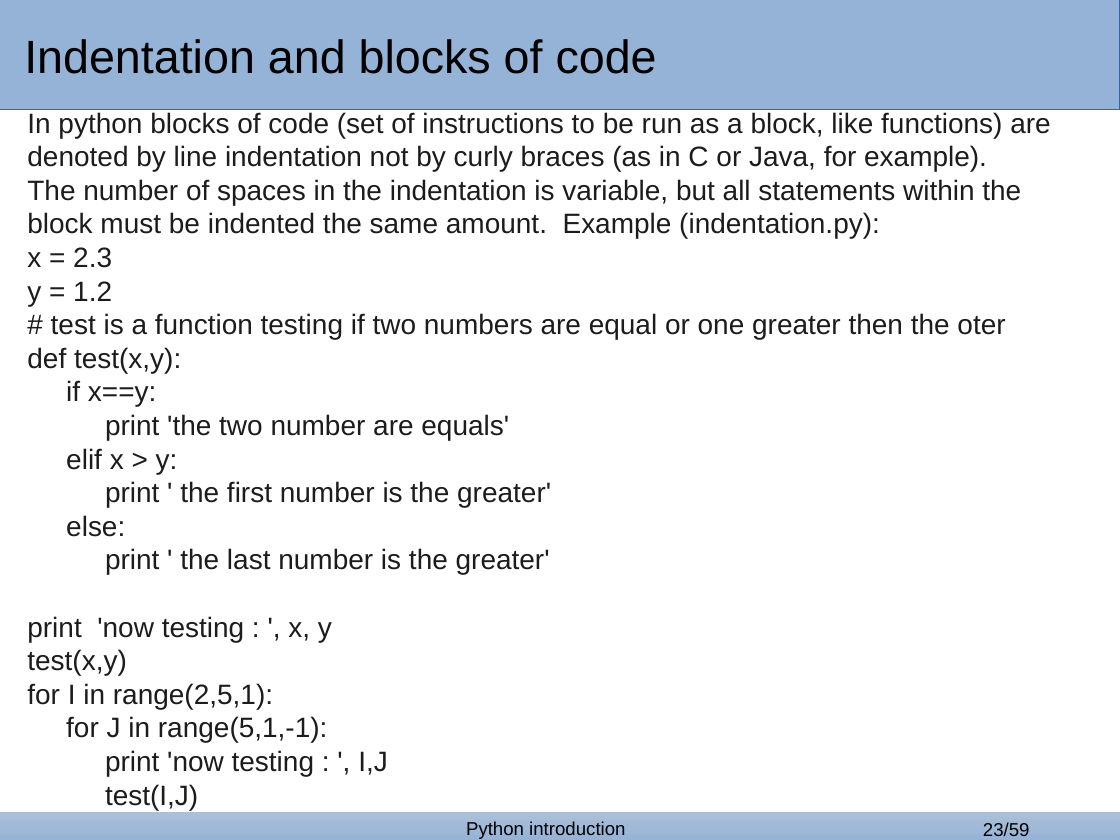
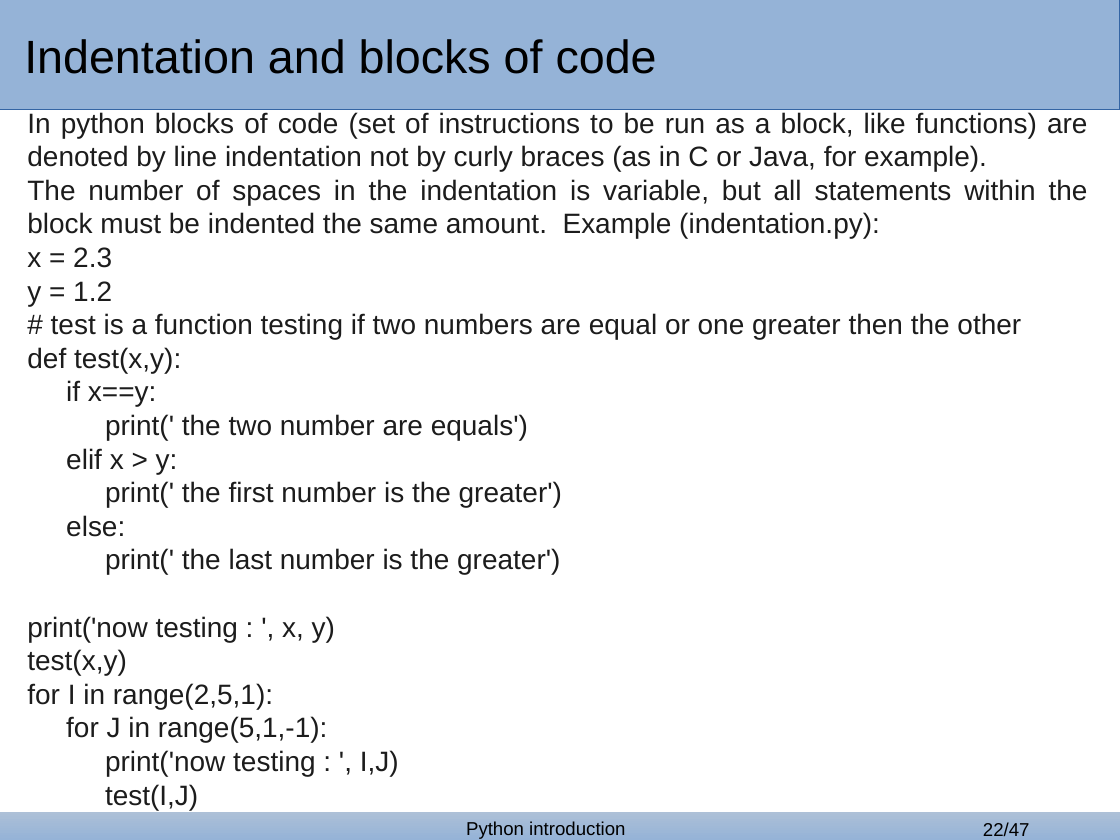
Before and after one commit to bertocco/abilita_info_units_1920, a slide deck: slide 22 of lezioni/python_lessons/python_1_covid.odp (slide 23 before the commit). Drawn at 1120x840 pixels with LibreOffice and Linux fonts; fonts in the diff are those of the drawing; background and template pictures are left out. Boxes give left, top, right and bottom in pixels: in the first picture for what was removed or moved away, otherwise in the second. Text is boxed around its words. In the diff, an @@ line names an element or a change of style, - is before the commit and + after.

```diff
--- a/lezioni/python_lessons/python_1_covid.odp
+++ b/lezioni/python_lessons/python_1_covid.odp
@@ text at (x1=27, y1=112, x2=1088, y2=742): text changed @@
-print 'now testing : ', I,J
+print('now testing : ', I,J)
@@ text at (x1=27, y1=112, x2=1088, y2=238): alignment left to justified @@
@@ text at (x1=51, y1=313, x2=1021, y2=339): text changed @@
-# test is a function testing if two numbers are equal or one greater then the oter
+# test is a function testing if two numbers are equal or one greater then the other
@@ text at (x1=105, y1=414, x2=528, y2=440): text changed @@
-print 'the two number are equals'
+print(' the two number are equals')
@@ text at (x1=105, y1=481, x2=562, y2=507): text changed @@
-print ' the first number is the greater'
+print(' the first number is the greater')
@@ text at (x1=27, y1=548, x2=560, y2=642): text changed @@
-print ' the last number is the greater'
-print 'now testing : ', x, y
+print(' the last number is the greater')
+print('now testing : ', x, y)
@@ page number at (x1=983, y1=822, x2=1030, y2=836): text changed @@
-23/59
+22/47
```
Also in this commit, not shown: 29 other slides changed, 12 slides removed.
